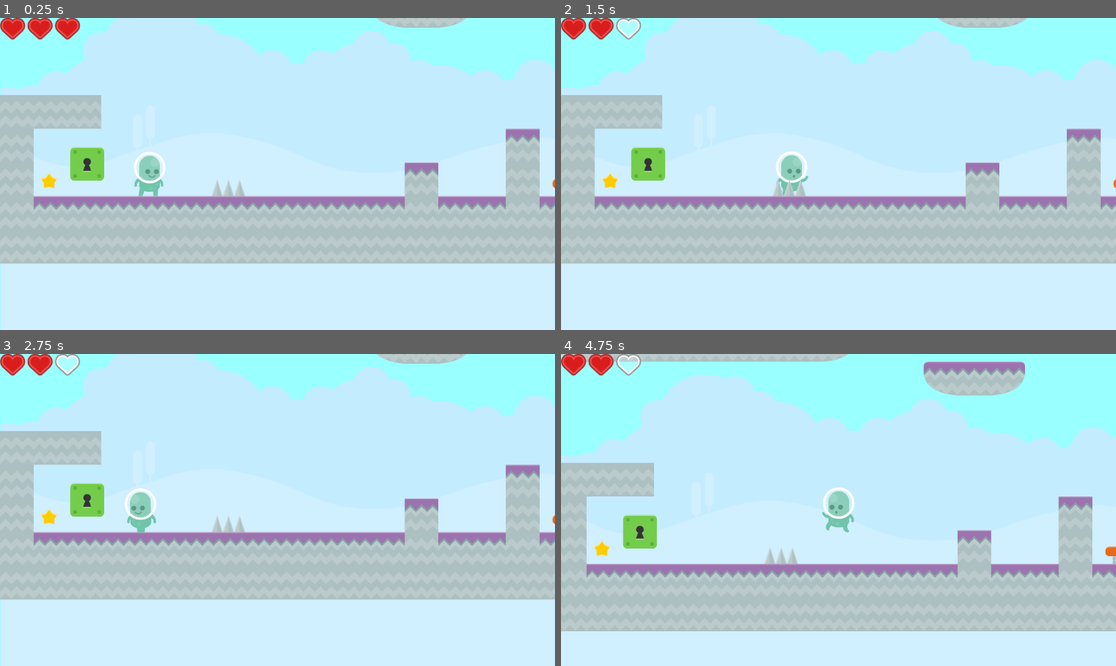
Above: before the commit, frames 1-4 (two rows, left to right).
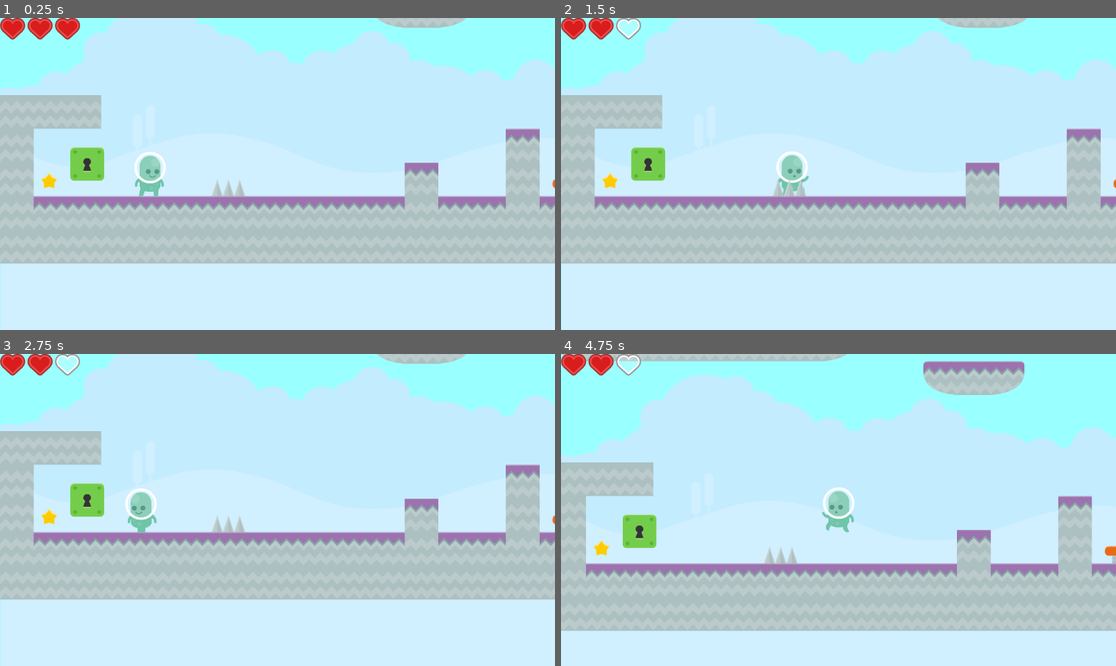
Above: after the commit, the same moments.

Repository: fbki-gamedev-trinity/godot-alien
Game: Godot game, scene res://Scenes/Main.tscn
The game is run twice, just before and just after one commit, with the same random seed, the same clock (stepped at 60 frames per second) and the same inputs. The project has no main scene, so this scene is started directly.
Inputs:
- Up to frame 1 (0.25 s): no input
- Up to frame 2 (1.5 s): tap Enter (ui_accept) at 0.5, 0.77 s; hold Right (ui_right) from 0.53 s (still down)
- Up to frame 3 (2.75 s): tap Enter (ui_accept) at 1.52 s; release Right (ui_right) at 2.03 s; hold Left (ui_left) from 2.03 s (still down)
- Up to frame 4 (4.75 s): release Left (ui_left) at 2.78 s; hold Right (ui_right) 2.78-4.28 s; tap Enter (ui_accept) at 3.02, 3.77, 4.52 s; hold Left (ui_left) from 4.28 s (still down)

The runs differ from the first frame. In frame 1, less than 0.1% of the frame differs, in the area x 24-30%, y 43-58%; in frame 2, less than 0.1%; in frame 3, less than 0.1%; in frame 4, 1.3%, in the area x 0-100%, y 0-89%.

Commit message:
add enemy

Diff:
--- a/Scenes/Main.tscn
+++ b/Scenes/Main.tscn
@@ -1,7 +1,8 @@
-[gd_scene load_steps=15 format=4 uid="uid://crntoojy78qq5"]
+[gd_scene load_steps=16 format=4 uid="uid://crntoojy78qq5"]
 
 [ext_resource type="Texture2D" uid="uid://bgq7sbe027l3w" path="res://Assets/tiles_spritesheet.png" id="1_iy3nb"]
 [ext_resource type="PackedScene" uid="uid://df3eusme35ywu" path="res://Scenes/Player.tscn" id="2_be1ru"]
+[ext_resource type="PackedScene" uid="uid://dhehxmhcnm1nt" path="res://Scenes/enemy.tscn" id="3_cyuyd"]
 [ext_resource type="PackedScene" uid="uid://dwgw5h8andy07" path="res://Scenes/Spikes.tscn" id="3_otlnd"]
 [ext_resource type="PackedScene" uid="uid://dbhmhr1fyl4h2" path="res://Scenes/Spring.tscn" id="4_y735k"]
 [ext_resource type="PackedScene" uid="uid://cm2i62ofbe4im" path="res://Scenes/VictoryScene.tscn" id="5_ck8fn"]
@@ -70,11 +71,11 @@
 tile_set = SubResource("TileSet_sgcjn")
 
 [node name="CharacterBody2D" parent="." instance=ExtResource("2_be1ru")]
-position = Vector2(591, 439)
+position = Vector2(592, 440)
 
 [node name="Camera2D" type="Camera2D" parent="CharacterBody2D"]
 limit_left = 0
-limit_right = 2610
+limit_right = 3610
 metadata/_edit_lock_ = true
 
 [node name="Area2D" parent="." instance=ExtResource("4_y735k")]
@@ -160,7 +161,7 @@
 metadata/_edit_lock_ = true
 
 [node name="Area2D3" parent="." instance=ExtResource("11_dki6e")]
-position = Vector2(2335, 448)
+position = Vector2(3482, 367)
 color = "green"
 
 [node name="Area2D4" parent="." instance=ExtResource("11_dki6e")]
@@ -174,3 +175,6 @@
 [node name="Area2D5" parent="." instance=ExtResource("12_uukgv")]
 position = Vector2(2138, 422)
 color = "blue"
+
+[node name="CharacterBody2D2" parent="." instance=ExtResource("3_cyuyd")]
+position = Vector2(2737, 473)
--- /dev/null
+++ b/Scenes/enemy.gd
@@ -0,0 +1,31 @@
+extends CharacterBody2D
+
+var speed = 100  # Скорость движения врага
+var move_distance = 50  # Максимальное расстояние от точки спавна
+var direction = 1  # Направление движения (1 - вправо, -1 - влево)
+var spawn_position = Vector2()  # Позиция спавна врага
+var animated_sprite
+
+func _ready():
+	# Сохраняем позицию спавна
+	spawn_position = position
+	animated_sprite = $AnimatedSprite2D
+	add_to_group("enemy")
+
+func _process(delta):
+	# Двигаем врага
+	position.x += speed * direction * delta
+
+	# Проверяем границы движения
+	if position.x > spawn_position.x + move_distance:
+		direction = -1  # Меняем направление на влево
+	elif position.x < spawn_position.x - move_distance:
+		direction = 1  # Меняем направление на вправо
+
+	animated_sprite.flip_h = direction > 0
+
+func _on_area_2d_body_entered(body: Node2D) -> void:
+	if body.is_in_group("player") and body.velocity.y > 0:
+		queue_free()
+	else:
+		body.die()
--- /dev/null
+++ b/Scenes/enemy.tscn
@@ -0,0 +1,47 @@
+[gd_scene load_steps=7 format=3 uid="uid://dhehxmhcnm1nt"]
+
+[ext_resource type="Texture2D" uid="uid://cd8c1180q170u" path="res://Assets/slimeWalk1.png" id="1_c40t8"]
+[ext_resource type="Script" path="res://Scenes/enemy.gd" id="1_j657m"]
+[ext_resource type="Texture2D" uid="uid://geyvewo56jdy" path="res://Assets/slimeWalk2.png" id="2_ik6rf"]
+
+[sub_resource type="SpriteFrames" id="SpriteFrames_frs6q"]
+animations = [{
+"frames": [{
+"duration": 1.0,
+"texture": ExtResource("1_c40t8")
+}, {
+"duration": 1.0,
+"texture": ExtResource("2_ik6rf")
+}],
+"loop": true,
+"name": &"walk",
+"speed": 5.0
+}]
+
+[sub_resource type="RectangleShape2D" id="RectangleShape2D_4iln8"]
+size = Vector2(50, 28)
+
+[sub_resource type="RectangleShape2D" id="RectangleShape2D_be5l1"]
+size = Vector2(28, 23)
+
+[node name="CharacterBody2D" type="CharacterBody2D"]
+collision_layer = 64
+collision_mask = 3
+script = ExtResource("1_j657m")
+
+[node name="AnimatedSprite2D" type="AnimatedSprite2D" parent="."]
+sprite_frames = SubResource("SpriteFrames_frs6q")
+animation = &"walk"
+autoplay = "walk"
+frame_progress = 0.217888
+
+[node name="CollisionShape2D" type="CollisionShape2D" parent="."]
+shape = SubResource("RectangleShape2D_4iln8")
+
+[node name="Area2D" type="Area2D" parent="."]
+
+[node name="CollisionShape2D" type="CollisionShape2D" parent="Area2D"]
+position = Vector2(-4, 2.5)
+shape = SubResource("RectangleShape2D_be5l1")
+
+[connection signal="body_entered" from="Area2D" to="." method="_on_area_2d_body_entered"]
--- a/Scenes/player.gd
+++ b/Scenes/player.gd
@@ -59,7 +59,8 @@
 
 
 func _on_area_2d_body_entered(body: Node2D) -> void:
-	if body.is_in_group("spikes"):
+	print_debug(body)
+	if body.is_in_group("spikes") or body.is_in_group("enemy"):
 		die()
 
 func die():
Binary file added: Assets/slimeDead.png
Not shown, added: Assets/slimeDead.png.import
Binary file added: Assets/slimeWalk1.png
Not shown, added: Assets/slimeWalk1.png.import
Binary file added: Assets/slimeWalk2.png
Not shown, added: Assets/slimeWalk2.png.import
